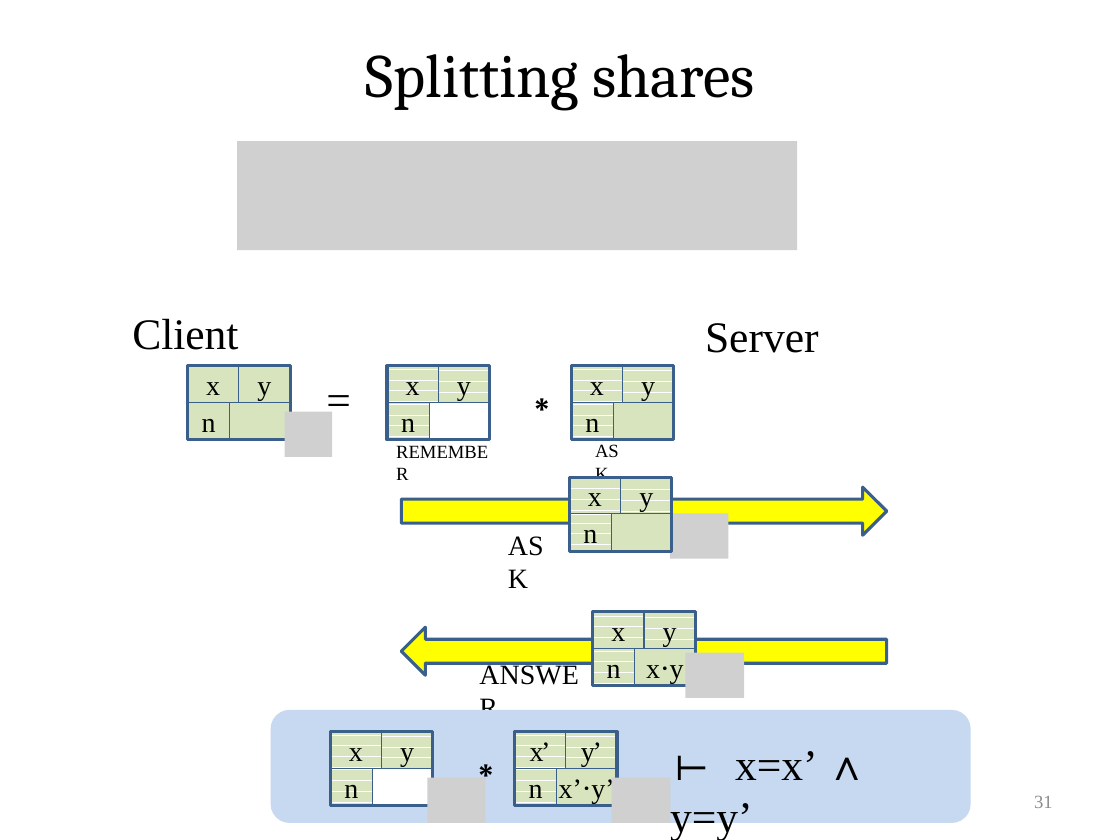
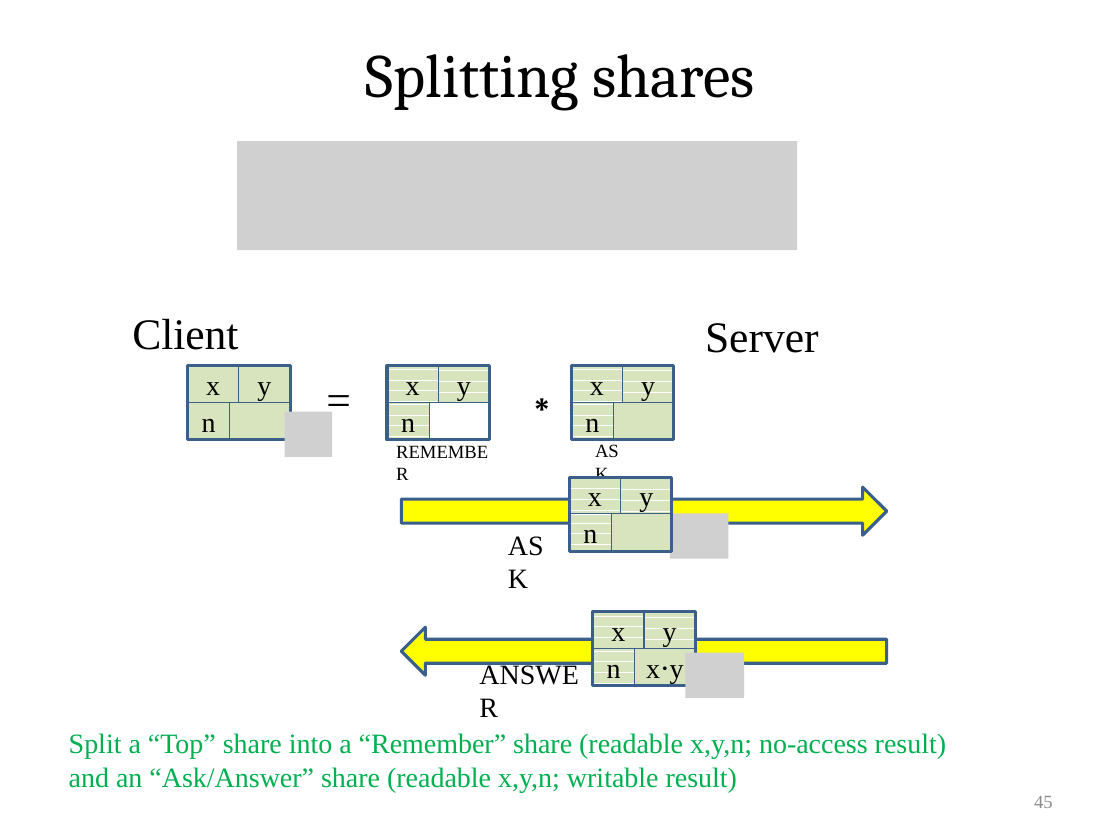
Before and after one commit to VeriNum/pardotprod, a slide deck: slide 45 of doc/Parallel Dot Product.pptx (slide 31 before the commit). Drawn at 1120x840 pixels with LibreOffice and Linux fonts; fonts in the diff are those of the drawing; grey boxes stand for pictures. Boxes give left, top, right and bottom in pixels: in the first picture for what was removed or moved away, otherwise in the second. Text is boxed around its words. In the diff, an @@ line names an element or a change of style, - is before the commit and + after.

```diff
--- a/doc/Parallel Dot Product.pptx
+++ b/doc/Parallel Dot Product.pptx
@@ text added at [69,733,946,792], 18 pt, text #00B050 @@
+Split a “Top” share into a “Remember” share (readable x,y,n; no-access result)
+and an “Ask/Answer” share (readable x,y,n; writable result)
@@ group removed at [271,710,971,840]: 10 rectangles, 2 pictures, 2 texts, 1 rounded rectangle @@
-x
-y
-n
-x’
-y’
-n
-x’⋅y’
-∗
-⊢ x=x’ ∧ y=y’
@@ page number at [1034,796,1053,808]: text changed @@
-31
+45
```
Also in this commit, not shown: 24 other slides changed, 19 slides added, 2 slides removed, 1 other file.
